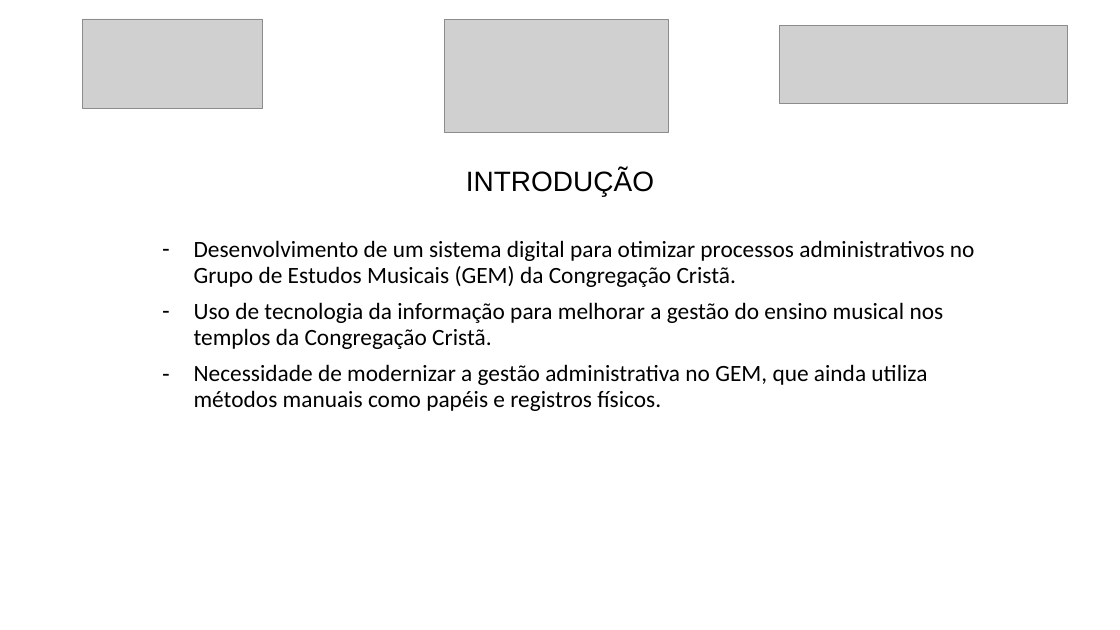
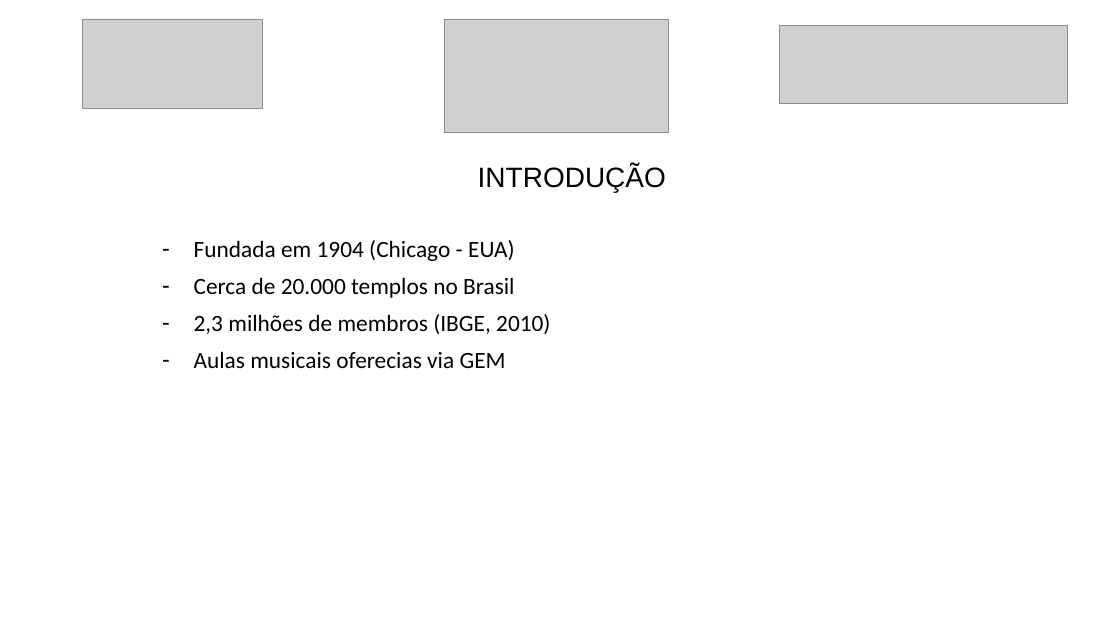
Before and after one commit to luanmenezesx/TCC-CCB, a slide deck: slide 2 of Modelo slides apresentação TCC.pptx. Drawn at 1120x630 pixels with LibreOffice and Linux fonts; fonts in the diff are those of the drawing; grey boxes stand for pictures. Boxes give left, top, right and bottom in pixels: in the first picture for what was removed or moved away, otherwise in the second. Text is boxed around its words. In the diff, an @@ line names an element or a change of style, - is before the commit and + after.

```diff
--- a/Modelo slides apresentação TCC.pptx
+++ b/Modelo slides apresentação TCC.pptx
@@ title "INTRODUÇÃO": place and size @@
-title "INTRODUÇÃO" at (466,169,654,196)
+title "INTRODUÇÃO" at (478,165,666,192)
@@ subtitle at (194,240,550,368): text changed @@
-– Desenvolvimento de um sistema digital para otimizar processos administrativos no Grupo de Estudos Musicais (GEM) da Congregação Cristã.
-– Uso de tecnologia da informação para melhorar a gestão do ensino musical nos templos da Congregação Cristã.
-– Necessidade de modernizar a gestão administrativa no GEM, que ainda utiliza métodos manuais como papéis e registros físicos.
+– Fundada em 1904 (Chicago - EUA)
+– Cerca de 20.000 templos no Brasil
+– 2,3 milhões de membros (IBGE, 2010)
+– Aulas musicais oferecias via GEM
```
Also in this commit, not shown: 8 other slides changed, 1 other file.
